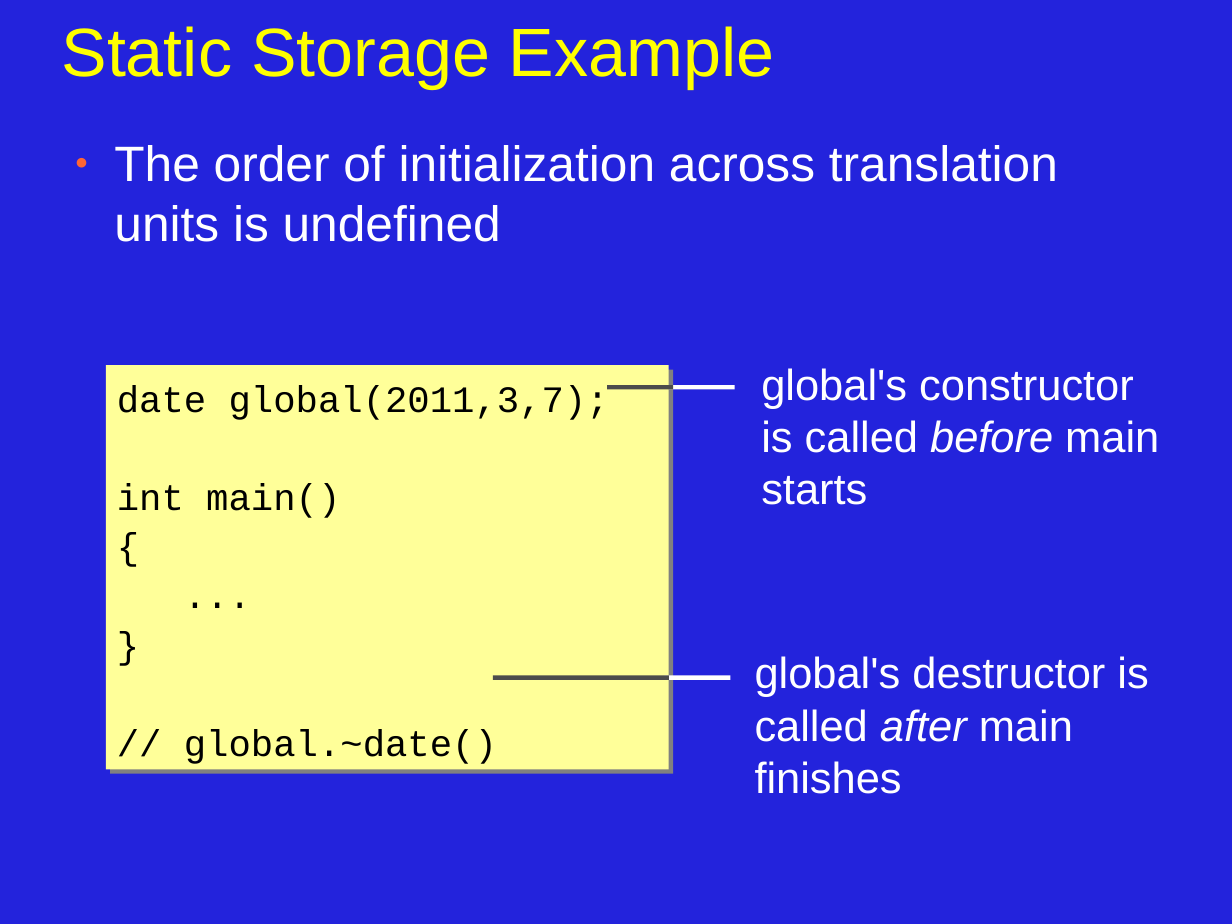
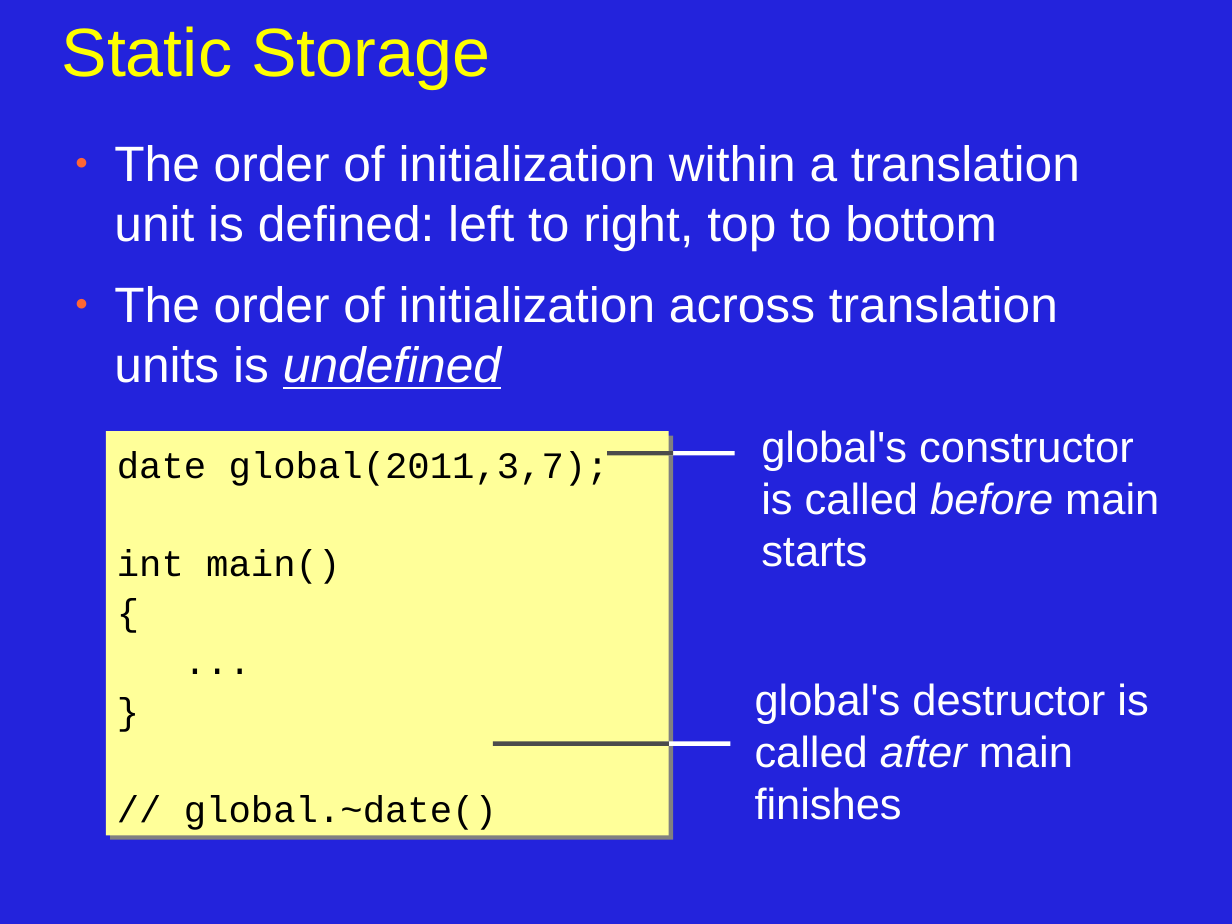
Before and after one commit to JonJagger/two-day-courses, a slide deck: slide 11 of cppf/04_Objects_Classes_and_Lifetime.odp. Drawn at 1232x924 pixels with LibreOffice and Linux fonts; fonts in the diff are those of the drawing. Boxes give left, top, right and bottom in pixels: in the first picture for what was removed or moved away, otherwise in the second. Text is boxed around its words. In the diff, an @@ line names an element or a change of style, - is before the commit and + after.

```diff
--- a/cppf/04_Objects_Classes_and_Lifetime.odp
+++ b/cppf/04_Objects_Classes_and_Lifetime.odp
@@ title at [62, 26, 490, 89]: text changed @@
-Static Storage Example
+Static Storage
@@ text at [114, 145, 1080, 250]: paragraph added @@
+● The order of initialization within a translation unit is defined: left to right, top to bottom
@@ text at [114, 286, 1058, 389]: italic on, underline on in "undefined" @@
@@ text "global's constructor is called before ...": place and size @@
-text "global's constructor is called before ..." at [761, 368, 1159, 505]
+text "global's constructor is called before ..." at [761, 430, 1159, 567]
@@ 4 lines, 1 rectangle: place and size @@
-4 lines, 1 rectangle at [106, 366, 735, 770]
+4 lines, 1 rectangle at [106, 432, 735, 836]
@@ text "global's destructor is called after ...": place and size @@
-text "global's destructor is called after ..." at [755, 656, 1148, 794]
+text "global's destructor is called after ..." at [755, 683, 1148, 820]
```
Also in this commit, not shown: 14 other slides changed, 3 slides added, 4 slides removed.
